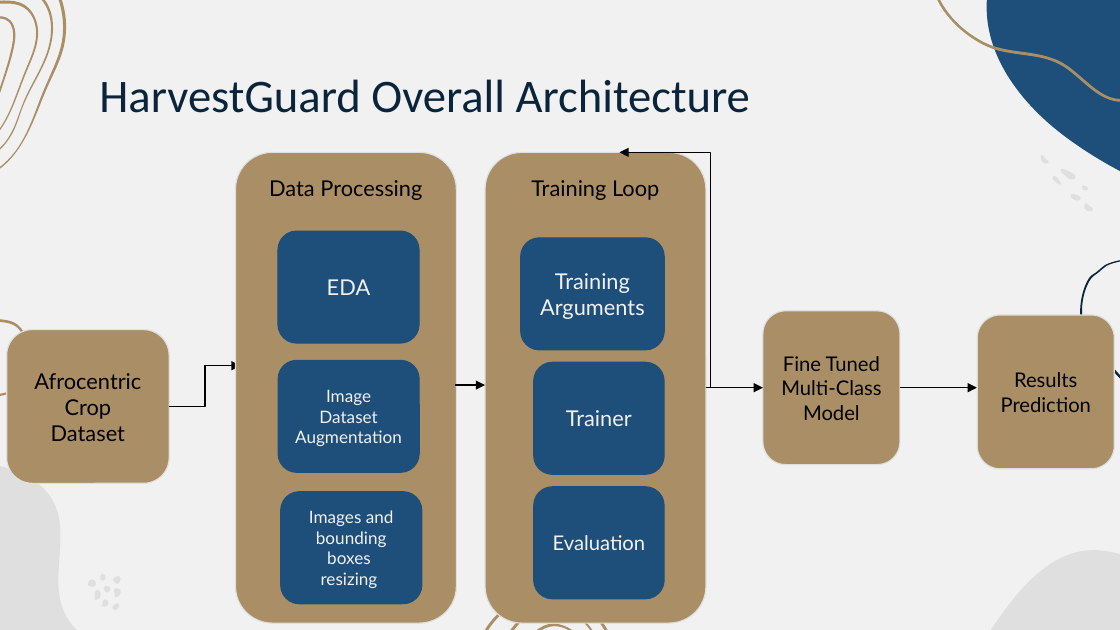
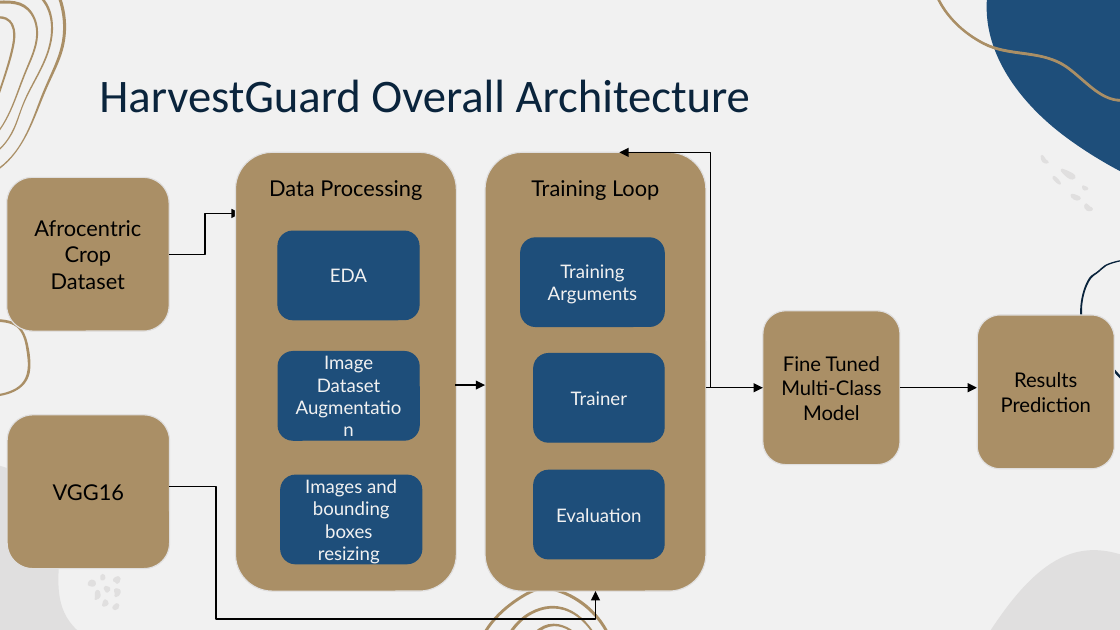
Before and after one commit to ljtaylor99/AAI-521-Final-Project, a slide deck: slide 7 of Final Project Presentation-Team 4.pptx (slide 6 before the commit). Drawn at 1120x630 pixels with LibreOffice and Linux fonts; fonts in the diff are those of the drawing. Boxes give left, top, right and bottom in pixels: in the first picture for what was removed or moved away, otherwise in the second. Text is boxed around its words. In the diff, an @@ line names an element or a change of style, - is before the commit and + after.

```diff
--- a/Final Project Presentation-Team 4.pptx
+++ b/Final Project Presentation-Team 4.pptx
@@ rounded rectangle "Afrocentric Crop Dataset": place and size @@
-rounded rectangle "Afrocentric Crop Dataset" at [7,329,169,483]
+rounded rectangle "Afrocentric Crop Dataset" at [7,177,169,330]
@@ rounded rectangle "Data Processing": place and size @@
-rounded rectangle "Data Processing" at [235,152,456,623]
+rounded rectangle "Data Processing" at [235,152,456,591]
@@ rounded rectangle "Training Loop": place and size @@
-rounded rectangle "Training Loop" at [485,152,706,623]
+rounded rectangle "Training Loop" at [485,152,706,591]
@@ elbow arrow moved from (169, 407) - (241, 365) to (169, 254) - (241, 214) @@
@@ rounded rectangle "EDA": place and size @@
-rounded rectangle "EDA" at [278,231,419,343]
+rounded rectangle "EDA" at [278,231,419,319]
@@ rounded rectangle "Training Arguments": place and size @@
-rounded rectangle "Training Arguments" at [521,237,664,349]
+rounded rectangle "Training Arguments" at [521,237,664,326]
@@ rounded rectangle "Image Dataset Augmentation": place and size @@
-rounded rectangle "Image Dataset Augmentation" at [278,361,419,473]
+rounded rectangle "Image Dataset Augmentation" at [278,352,419,440]
@@ rounded rectangle "Image Dataset Augmentation" at [278,352,419,440]: size 11 to 12 pt @@
@@ size 14 to 12 pt in 3 elements at [521,237,664,326], [278,231,419,319], [534,354,664,442] @@
@@ rounded rectangle "Trainer": place and size @@
-rounded rectangle "Trainer" at [534,363,664,475]
+rounded rectangle "Trainer" at [534,354,664,442]
@@ rounded rectangle added at [7,414,169,568], fill #AA8F66, outline #E0DFDF 0.75 pt, 14 pt, text #000000 @@
+VGG16
@@ rounded rectangle "Images and bounding boxes resizing" at [281,475,422,563]: size 11 to 12 pt @@
@@ rounded rectangle "Images and bounding boxes resizing": place and size @@
-rounded rectangle "Images and bounding boxes resizing" at [281,492,422,604]
+rounded rectangle "Images and bounding boxes resizing" at [281,475,422,563]
@@ rounded rectangle "Evaluation": place and size @@
-rounded rectangle "Evaluation" at [534,487,664,599]
+rounded rectangle "Evaluation" at [534,470,664,559]
@@ rounded rectangle "Evaluation" at [534,470,664,559]: size 13 to 12 pt @@
@@ elbow arrow added from (169, 487) to (596, 591), #000000 0.75 pt @@
```
Also in this commit, not shown: 3 other slides changed, 1 slide added.
